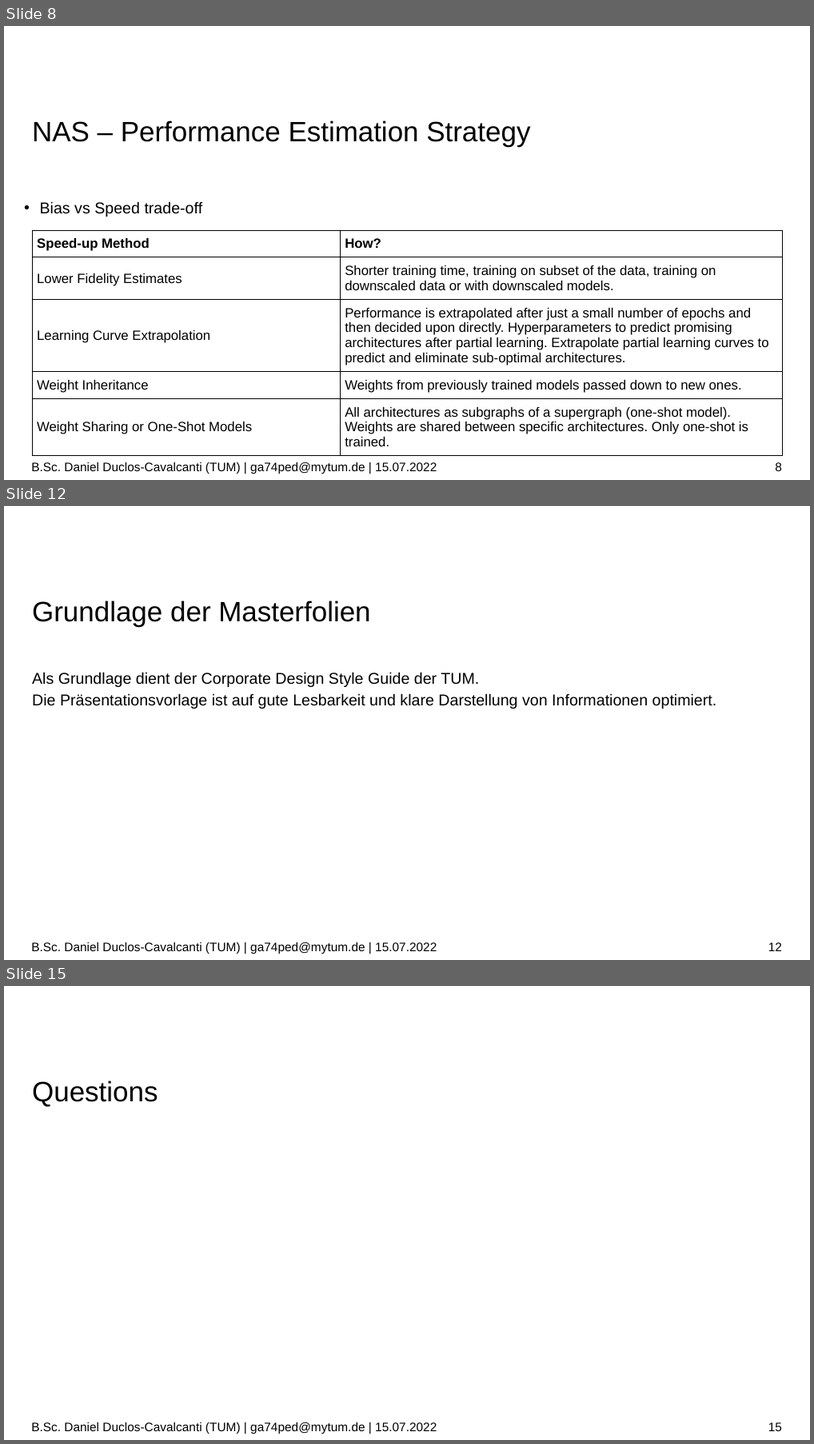
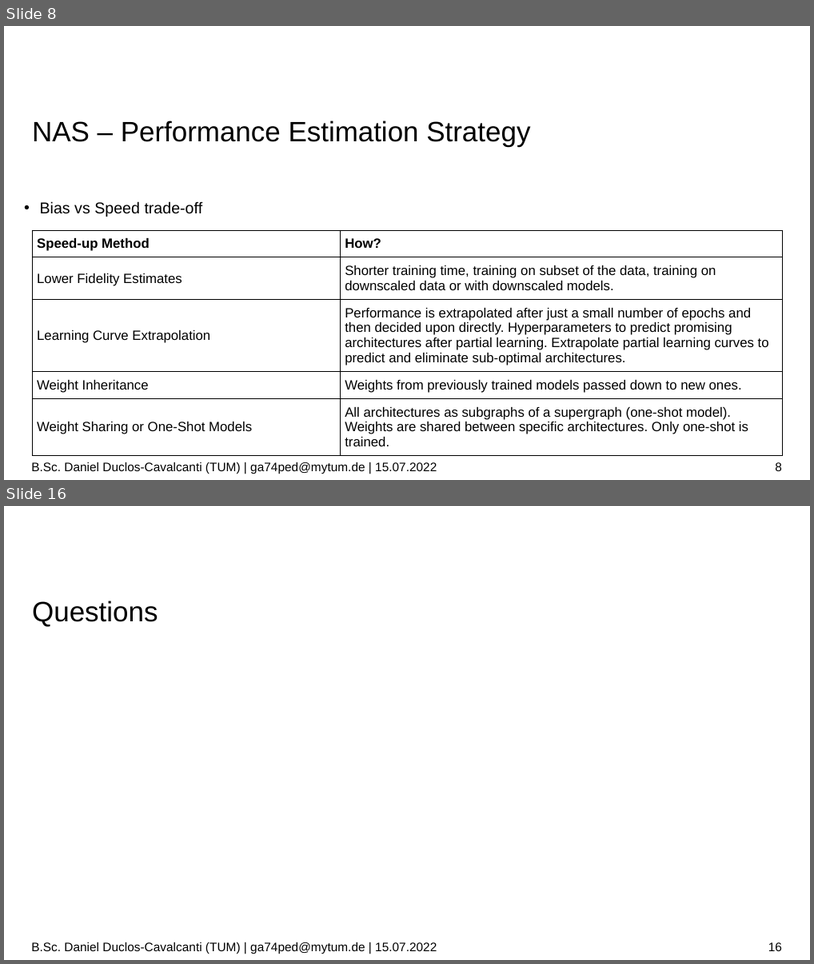
Before and after one commit to duclos-cavalcanti/tum-msei-seminar, a slide deck: pres.odp. Shown one above the other, each under a label of ours: slides 8, 12 and 15 before the commit, slides 8 and 16 after it; the slides between them are not shown. The pictures are 814x1444 and 814x964 pixels, drawn with LibreOffice and Linux fonts; fonts in the diff are those of the drawing; background and template pictures are left out. Boxes give left, top, right and bottom in pixels: in the first picture for what was removed or moved away, otherwise in the second. Text is boxed around its words. In the diff, an @@ line names an element or a change of style, - is before the commit and + after.

```diff
--- a/pres.odp
+++ b/pres.odp
@@ slide 12 removed at [4, 506, 810, 960], background #FFFFFF @@
@@ title removed at [32, 600, 370, 627] @@
-Grundlage der Masterfolien
@@ text removed at [32, 672, 718, 708] @@
-Als Grundlage dient der Corporate Design Style Guide der TUM.
-Die Präsentationsvorlage ist auf gute Lesbarkeit und klare Darstellung von Informationen optimiert.
@@ text removed at [31, 942, 437, 953] @@
-B.Sc. Daniel Duclos-Cavalcanti (TUM) | ga74ped@mytum.de | 15.07.2022
@@ page number removed at [769, 942, 782, 951] @@
-12
@@ what was slide 15 is now slide 16 @@
@@ page number at [769, 942, 782, 951]: text changed @@
-15
+16
```
Also in this commit, not shown: 3 slides changed, 4 slides added, 3 other slides removed, 4 other files.
